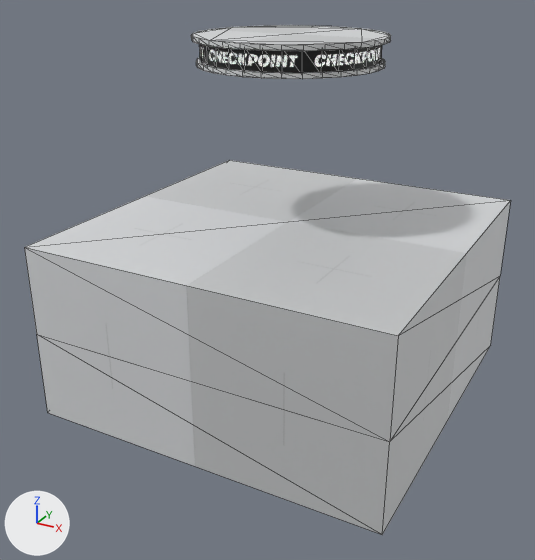
One commit to the glTF model static/checkpoint.glb: the scene before it, then after it.
Before and after are seen from a 50 mm camera at (8.96, -17.51, 6.84) aimed at (-0.2, -0.86, -1.49). The axes (+X, +Y, +Z) are drawn at lower left. The lights are the same throughout. Mesh edges are drawn as thin lines. Where no turn or scale is listed for an object, it has been applied to the vertices. Vertices at the same position are counted once.

In view in the first picture: 'CheckpointBase', 'CheckpointTopSign', 'CheckpointTopTopPlate', 'CheckpointTopTopPlate.001'.
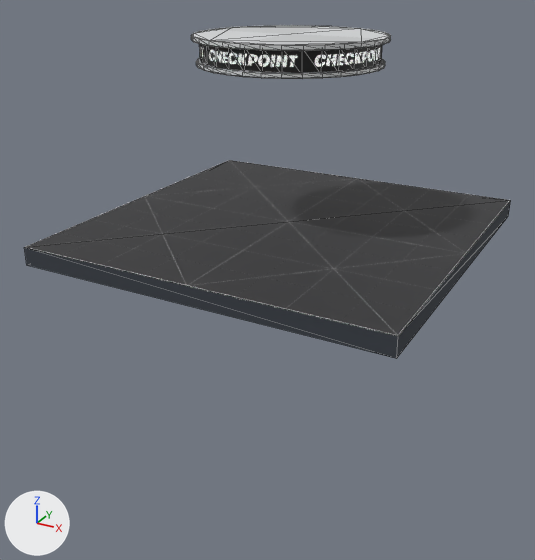
What differs and where, as boxes (x1, y1, x2, y2) in the pictures (535 x 560 px; the box of a moved part takes in the faces that stretch with it):
```json
{"object": "CheckpointBase", "change": "deleted", "before": [24, 160, 510, 535]}
{"object": "CheckpointFloor", "change": "added", "after": [24, 160, 510, 358], "faces in mat_metallic_blue": [26, 160, 510, 336], "faces in mat_gray_concretelike (dark grey #3a3f47)": [24, 202, 510, 358]}
{"part": 1, "of": "me_cylinder_005", "change": "moved or reshaped", "before": [191, 26, 389, 51], "after": [191, 26, 389, 51]}
{"part": 2, "of": "me_cylinder_008", "change": "built on", "before": [196, 58, 385, 79], "after": [196, 58, 385, 79]}
```

Scene script edits in JSON lines:
```json
{"op": "add", "block": "img_texture_04", "code": ["img_texture_04 = load_image('texture_04', '_unpacked/texture_04', 1024, 1024, 'sRGB')"]}
{"op": "add", "block": "img_texture_04_roughness", "code": ["img_texture_04_roughness = load_image('texture_04_roughness', '_unpacked/texture_04_roughness', 1024, 1024, 'Non-Color')"]}
{"op": "add", "block": "mat_gray_concretelike", "code": ["mat_gray_concretelike = principled_material('Gray Concretelike')", "mat_gray_concretelike.base_color = (0.0416, 0.0493, 0.0623)  # dark grey #393f47", "mat_gray_concretelike.roughness = 1.0"]}
{"op": "add", "block": "mat_metallic_blue", "code": ["mat_metallic_blue = bpy.data.materials.new('Metallic Blue')", "# uses the picture img_texture_04", "# uses the picture img_texture_04_roughness"]}
{"block": "me_cylinder_005", "where": "# used by ob_checkpointtoptopplate; location = (0.0, 0.0, 5.0)"}
{"op": "remove", "block": "me_cylinder_005", "code": "me_cylinder_005.from_pydata(...)  # 64 vertices, 124 faces; spans x -2.5..2.5, y -2.5..2.5, z -0.12..0.0"}
{"op": "add", "block": "me_cylinder_005", "code": "me_cylinder_005.from_pydata(...)  # 128 vertices, 252 faces; spans x -2.5..2.5, y -2.5..2.5, z -0.12..0.0"}
{"block": "me_cylinder_005", "change": "me_cylinder_005 part 1: 64 vertices removed from x -2.5..2.5, y -2.5..2.5, z -0.12..0.0; 128 vertices added at x -2.5..2.5, y -2.5..2.5, z -0.12..0.0"}
{"block": "me_cylinder_008", "where": "# used by ob_checkpointtoptopplate_001; location = (0.0, 0.0, 4.38)"}
{"op": "remove", "block": "me_cylinder_008", "code": "me_cylinder_008.from_pydata(...)  # 64 vertices, 124 faces; spans x -2.4..2.4, y -2.4..2.4, z -0.12..0.0"}
{"op": "add", "block": "me_cylinder_008", "code": "me_cylinder_008.from_pydata(...)  # 128 vertices, 252 faces; spans x -2.4..2.4, y -2.4..2.4, z -0.12..0.0"}
{"block": "me_cylinder_008", "change": "me_cylinder_008 part 2: the whole mesh is rebuilt"}
{"op": "add", "block": "me_floor_001", "code": ["me_floor_001 = bpy.data.meshes.new('Floor.001')", "me_floor_001.from_pydata(...)  # 8 vertices, 12 faces; spans x -5.0..5.0, y -5.0..5.0, z -0.5..0.0", "# faces by material slot: [4, 8]", "me_floor_001.materials.append(mat_metallic_blue)", "me_floor_001.materials.append(mat_gray_concretelike)  # dark grey #393f47"]}
{"op": "remove", "block": "ob_checkpointbase", "code": ["ob_checkpointbase = bpy.data.objects.new('CheckpointBase', me_checkpoint)", "ob_checkpointbase.location = (0.0, 0.0, 0.0)"]}
{"op": "add", "block": "ob_checkpointfloor", "code": ["ob_checkpointfloor = bpy.data.objects.new('CheckpointFloor', me_floor_001)", "ob_checkpointfloor.location = (0.0, 0.0, 0.0)"]}
```
